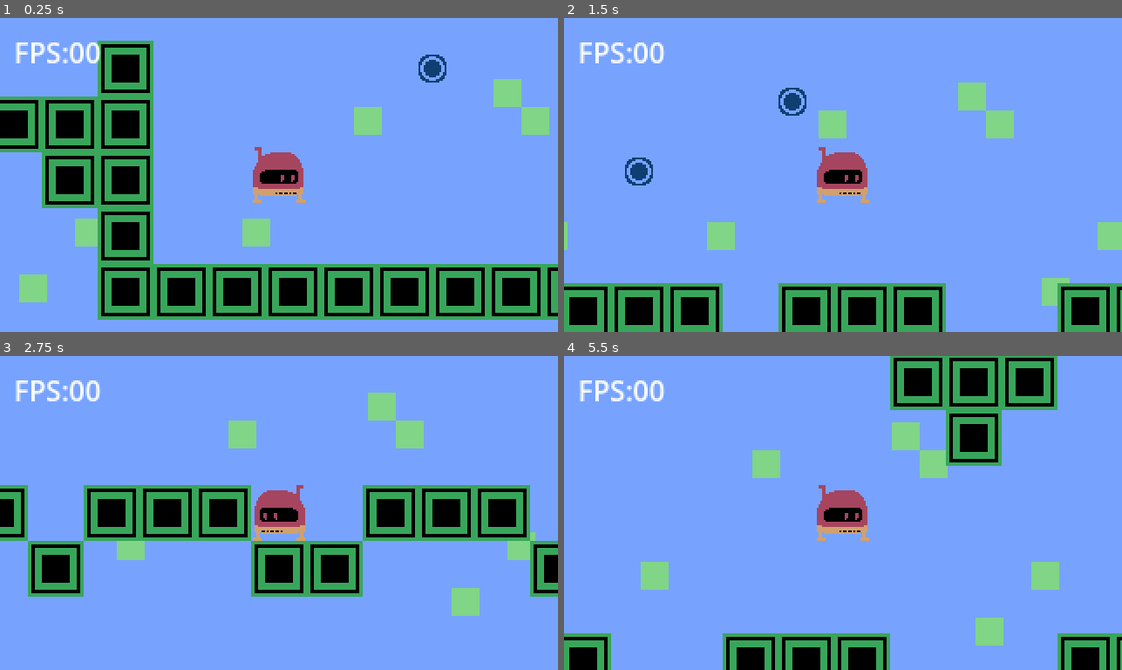
Above: before the commit, frames 1-4 (two rows, left to right).
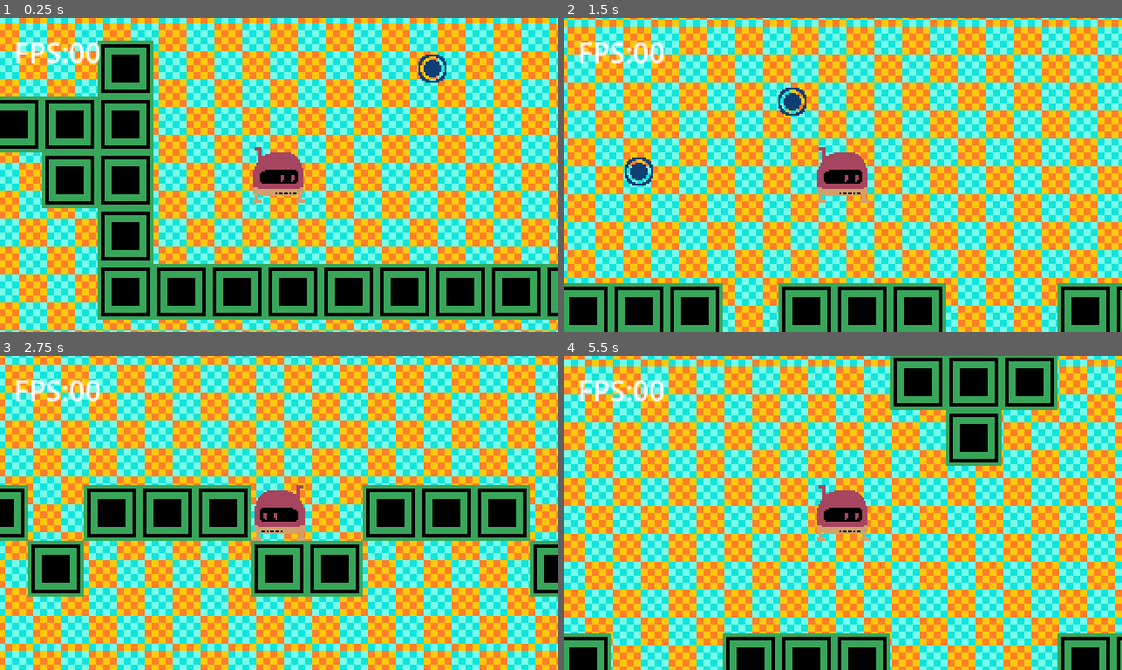
Above: after the commit, the same moments.

Repository: JesusRoberto64/club-creacion-de-vg
Game: Godot game, scene res://Escenas/Juguete_Hook/main.tscn
Two runs of this game, one before a commit and one after it. Both use one fixed random seed, a clock stepped at 60 frames per second and the inputs below.
Inputs:
- Up to frame 1 (0.25 s): no input
- Up to frame 2 (1.5 s): tap Enter (ui_accept) at 0.5, 0.77 s; hold Right (ui_right) from 0.53 s (still down); tap Z (action) at 0.6 s; tap Space (fly) at 1.35 s
- Up to frame 3 (2.75 s): tap Enter (ui_accept) at 1.52 s; release Right (ui_right) at 2.03 s; hold Left (ui_left) from 2.03 s (still down); hold Shift (sprint) from 2.03 s (still down)
- Up to frame 4 (5.5 s): tap Enter (ui_accept) at 2.75, 3.02, 3.5, 3.77, 4.25, 4.52 s; release Left (ui_left) at 2.78 s; release Shift (sprint) at 2.78 s; hold Right (ui_right) 2.78-4.28 s; tap Q at 2.85 s; hold E 3.53-4.28 s; hold Left (ui_left) 4.28-5.03 s; tap Z (action) at 4.35 s; hold Right (ui_right) from 5.03 s (still down); tap Space (fly) at 5.1 s

The runs differ from the first frame. In frame 1, 72% of the frame differs, in the area x 0-100%, y 0-100%; in frame 2, 87%; in frame 3, 81%; in frame 4, 86%.

Commit message:
before create bullets

Diff:
--- a/Escenas/Juguete_Hook/main.tscn
+++ b/Escenas/Juguete_Hook/main.tscn
@@ -4,8 +4,8 @@
 [ext_resource type="Texture2D" uid="uid://dbr4gx0f4645u" path="res://Recursos/Img/karel/karel.png" id="2_oa4tj"]
 [ext_resource type="Texture2D" uid="uid://cc00m0osn2fhs" path="res://Recursos/Img/karel/wall.png" id="3_50l74"]
 [ext_resource type="Script" path="res://Escenas/Juguete_Hook/hook.gd" id="3_a6xxn"]
-[ext_resource type="Texture2D" uid="uid://bk1wls07p2blm" path="res://Recursos/Img/general/SKY_180x320.png" id="4_noo1h"]
 [ext_resource type="Texture2D" uid="uid://qgn16ocargjc" path="res://Recursos/Img/karel/orb.png" id="5_ojcq8"]
+[ext_resource type="Texture2D" uid="uid://dlcp34i5y7e7y" path="res://Recursos/Img/general/SCREEN_180x320.png" id="6_clec3"]
 
 [sub_resource type="RectangleShape2D" id="RectangleShape2D_mdbff"]
 size = Vector2(32, 32)
@@ -207,7 +207,7 @@
 metadata/_edit_group_ = true
 
 [node name="Sprite2D" type="Sprite2D" parent="CanvasLayer/ParallaxBackground/ParallaxLayer"]
-texture = ExtResource("4_noo1h")
+texture = ExtResource("6_clec3")
 centered = false
 
 [connection signal="hooked" from="Player/Hook" to="Player" method="_on_hook_hooked"]
